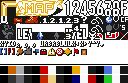
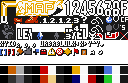
Layered file, before and after one edit (w=128, h=83). Changes by layer:
painted on "chr" over box(0, 48, 103, 56)
